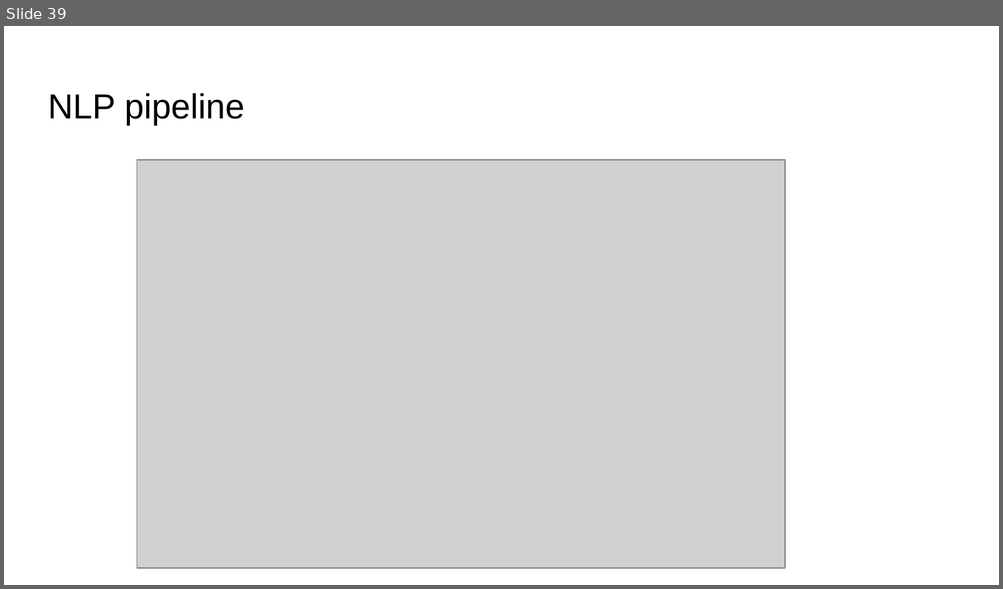
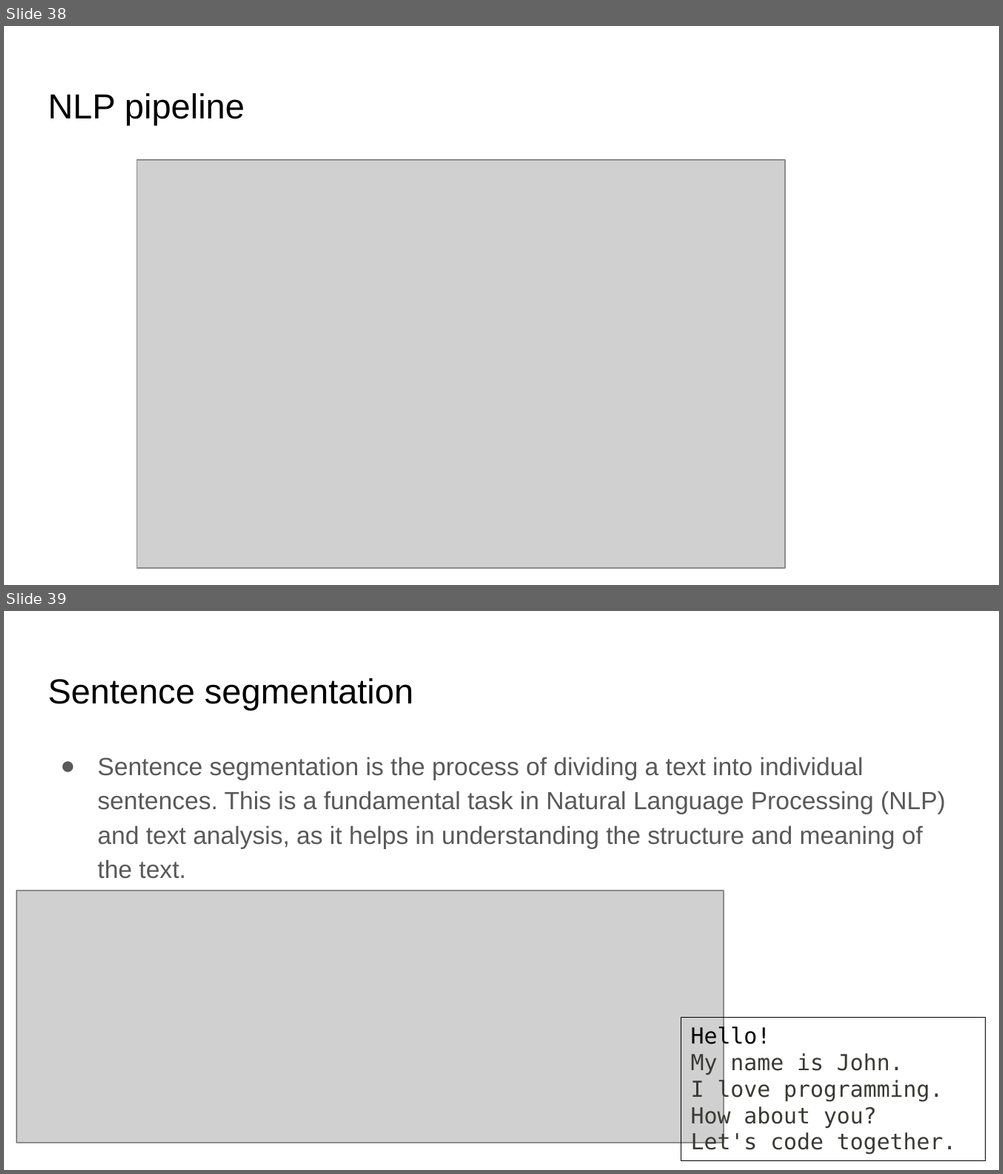
Before and after one commit to motazsaad/NLP-Theresa, a slide deck: slides/01 Introduction to NLP.pptx. Shown one above the other, each under a label of ours: slide 39 before the commit, slides 38 and 39 after it. The pictures are 1003x589 and 1003x1174 pixels, drawn with LibreOffice and Linux fonts; fonts in the diff are those of the drawing; grey boxes stand for pictures. Boxes give left, top, right and bottom in pixels: in the first picture for what was removed or moved away, otherwise in the second. Text is boxed around its words. In the diff, an @@ line names an element or a change of style, - is before the commit and + after.

```diff
--- a/slides/01 Introduction to NLP.pptx
+++ b/slides/01 Introduction to NLP.pptx
@@ slide 39 added at [4,611,999,1170], background #FFFFFF @@
@@ title added at [48,678,413,710], 25.2 pt, text #000000 @@
+Sentence segmentation
@@ text added at [97,757,945,879], 18 pt, text #595959 @@
+● Sentence segmentation is the process of dividing a text into individual sentences. This is a fundamental task in Natural Language Processing (NLP) and text analysis, as it helps in understanding the structure and meaning of the text.
@@ picture added at [17,891,724,1143] @@
@@ rectangle added at [680,1018,984,1162], outline #000000 0.75 pt, 16 pt, text #393A34 @@
+Hello!
+My name is John.
+I love programming.
+How about you?
+Let's code together.
@@ what was slide 39 is now slide 38 @@
```
Also in this commit, not shown: 2 slides changed, 1 other slide added, 4 other files.
